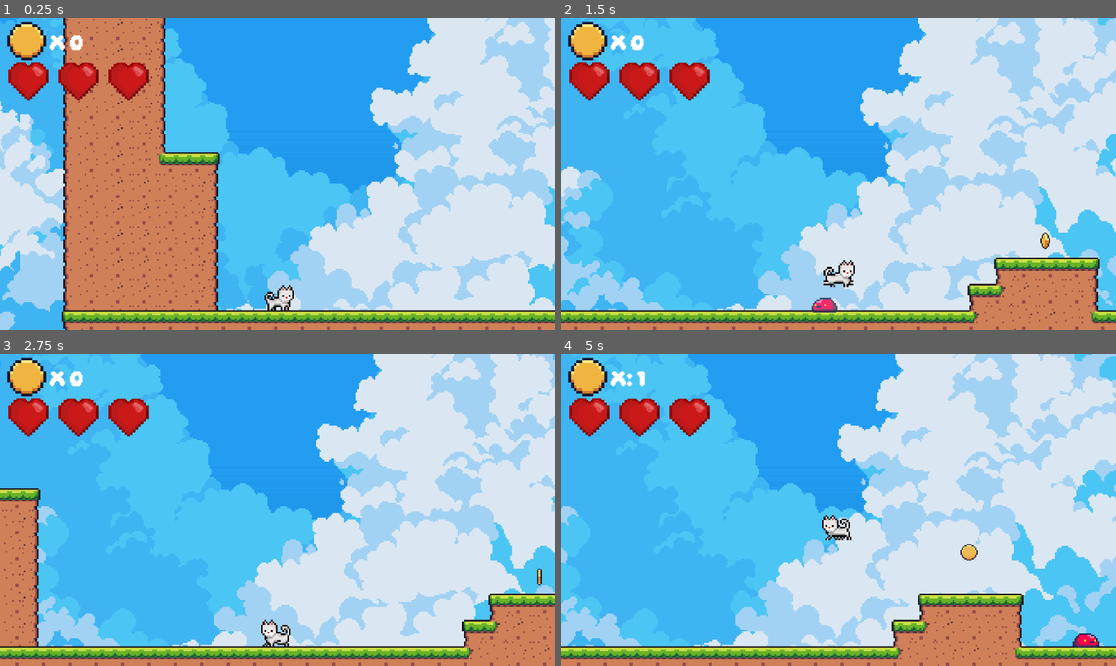
Above: before the commit, frames 1-4 (two rows, left to right).
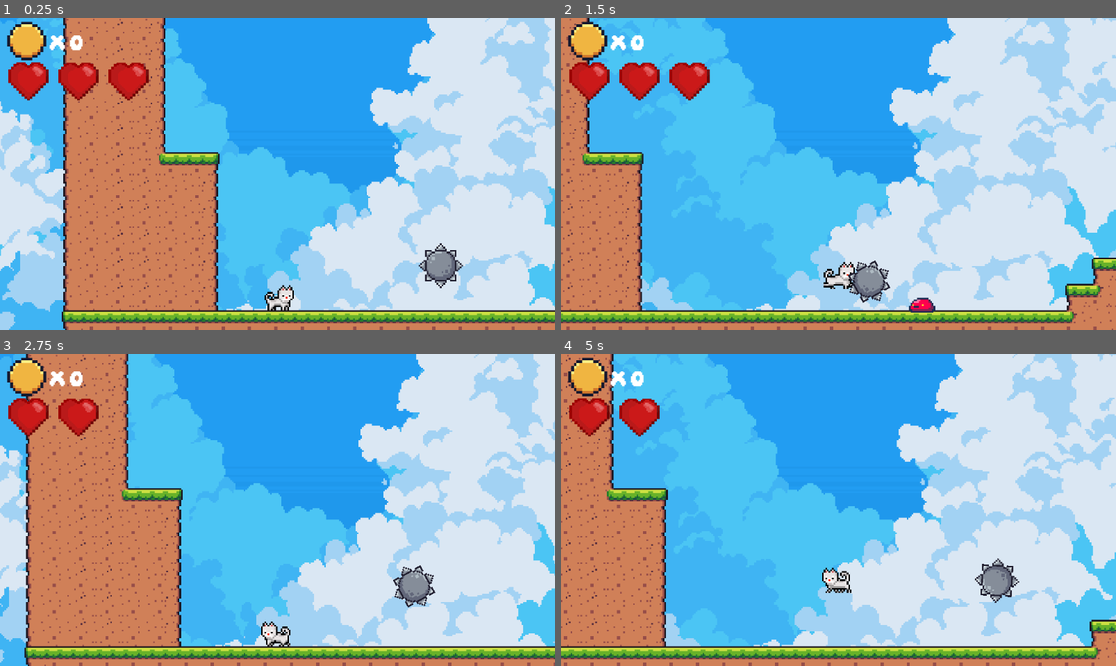
Above: after the commit, the same moments.

Repository: JorvisGS/Mayo_fio_erick_jorvis
Game: Godot game, scene res://Assests/Terreno/fondos/nubesDia/mundo_1.tscn
Two runs of this game, one before a commit and one after it. Both use one fixed random seed, a clock stepped at 60 frames per second and the inputs below. This scene is started directly instead of the project's main scene.
Inputs:
- Up to frame 1 (0.25 s): no input
- Up to frame 2 (1.5 s): hold D (derecha) from 0.53 s (still down); tap F (atacar) at 0.6, 1.35 s; tap W (saltar) at 0.77 s
- Up to frame 3 (2.75 s): tap W (saltar) at 1.52 s; release D (derecha) at 2.03 s; hold A (izquierda) from 2.03 s (still down); tap F (atacar) at 2.1 s
- Up to frame 4 (5 s): release A (izquierda) at 2.78 s; hold D (derecha) 2.78-4.28 s; tap F (atacar) at 2.85, 3.6, 4.35 s; tap W (saltar) at 3.02, 3.77, 4.52 s; hold A (izquierda) from 4.28 s (still down)

The runs differ from the first frame. In frame 1, 0.7% of the frame differs, in the area x 75-84%, y 72-87%; in frame 2, 36%; in frame 3, 52%, in the area x 0-100%, y 0-100%; in frame 4, 48%.

Commit message:
bolas_update

Diff:
--- a/Assests/Terreno/fondos/nubesDia/mundo_1.tscn
+++ b/Assests/Terreno/fondos/nubesDia/mundo_1.tscn
@@ -6,6 +6,7 @@
 [ext_resource type="PackedScene" uid="uid://ctisjphhyvo34" path="res://Assests/Terreno/fondos/nubesDia/fondo1.tscn" id="3_1fssm"]
 [ext_resource type="PackedScene" uid="uid://cbc4hx7etsgip" path="res://Assests/objetos/monedas/moneda.tscn" id="4_38fsf"]
 [ext_resource type="PackedScene" uid="uid://cquxox3bwajai" path="res://Assests/enemigos/Slime/Slime_2d.tscn" id="5_ykr4f"]
+[ext_resource type="PackedScene" uid="uid://cgg3ca58k6164" path="res://Assests/enemigos/bolas/rigid_body_2d.tscn" id="7_ulbgv"]
 
 [node name="mundo1" type="Node2D"]
 position = Vector2(-4, -77)
@@ -23,7 +24,7 @@
 limit_top = -323
 limit_bottom = 319
 
-[node name="TileMapLayer" type="TileMapLayer" parent="."]
+[node name="TileMapLayer" type="TileMapLayer" parent="." groups=["suelo"]]
 tile_map_data = PackedByteArray("AAAAABgAAAADAAEAAAABABgAAAACAAMAAAACABgAAAAEAAEAAAADABgAAAAGAAMAAAAEABgAAAAEAAEAAAAFAB …(4720 unchanged characters)…
 tile_set = ExtResource("1_itrjj")
 
@@ -151,6 +152,11 @@
 [node name="slime" parent="slimes" instance=ExtResource("5_ykr4f")]
 position = Vector2(532, 365)
 
+[node name="bolas" type="Node2D" parent="."]
+
+[node name="bola" parent="bolas" instance=ExtResource("7_ulbgv")]
+position = Vector2(225, 335)
+
 [connection signal="collected" from="monedas/moneda" to="CanvasLayer" method="_on_moneda_collected"]
 [connection signal="collected" from="monedas/moneda2" to="CanvasLayer" method="_on_moneda_collected"]
 [connection signal="collected" from="monedas/moneda3" to="CanvasLayer" method="_on_moneda_collected"]
--- a/Assests/Terreno/normal/normal.tres
+++ b/Assests/Terreno/normal/normal.tres
@@ -1,6 +1,9 @@
-[gd_resource type="TileSet" load_steps=3 format=3 uid="uid://d0yp4p5yg81jv"]
+[gd_resource type="TileSet" load_steps=4 format=3 uid="uid://d0yp4p5yg81jv"]
 
 [ext_resource type="Texture2D" uid="uid://dlqe1g8jivv2o" path="res://Assests/Terreno/normal/Terrain (16 x 16).png" id="1_tugsr"]
+
+[sub_resource type="PhysicsMaterial" id="PhysicsMaterial_62ykn"]
+bounce = 0.71
 
 [sub_resource type="TileSetAtlasSource" id="TileSetAtlasSource_khkvf"]
 texture = ExtResource("1_tugsr")
@@ -298,6 +301,7 @@
 
 [resource]
 physics_layer_0/collision_layer = 1
+physics_layer_0/physics_material = SubResource("PhysicsMaterial_62ykn")
 terrain_set_0/mode = 0
 terrain_set_0/terrain_0/name = "Terrain 0"
 terrain_set_0/terrain_0/color = Color(0.695809, 0.146023, 1.92523e-07, 1)
--- /dev/null
+++ b/Assests/enemigos/bolas/rigid_body_2d.gd
@@ -0,0 +1,17 @@
+extends RigidBody2D
+
+@onready var raycast = $RayCast2D
+# Called when the node enters the scene tree for the first time.
+func _ready() -> void:
+	apply_impulse(Vector2(20, -30))
+
+
+# Called every frame. 'delta' is the elapsed time since the previous frame.
+func _physics_process(delta: float) -> void:
+	if raycast.is_colliding():
+		var collider = raycast.get_collider()
+		# Si el raycast está tocando el suelo (o el terreno), la pelota puede continuar
+		if collider.is_in_group("suelo"):
+			pass
+		else:
+			pass
--- /dev/null
+++ b/Assests/enemigos/bolas/rigid_body_2d.tscn
@@ -0,0 +1,24 @@
+[gd_scene load_steps=5 format=3 uid="uid://cgg3ca58k6164"]
+
+[ext_resource type="Script" path="res://Assests/enemigos/bolas/rigid_body_2d.gd" id="1_4tfrk"]
+[ext_resource type="Texture2D" uid="uid://croelmh11yskp" path="res://Assests/enemigos/bolas/Spiked Ball.png" id="1_pivw6"]
+
+[sub_resource type="PhysicsMaterial" id="PhysicsMaterial_lb30l"]
+friction = 0.59
+bounce = 0.41
+
+[sub_resource type="CircleShape2D" id="CircleShape2D_6tri5"]
+radius = 13.0384
+
+[node name="bola" type="RigidBody2D"]
+physics_material_override = SubResource("PhysicsMaterial_lb30l")
+script = ExtResource("1_4tfrk")
+
+[node name="Sprite2D" type="Sprite2D" parent="."]
+texture = ExtResource("1_pivw6")
+
+[node name="CollisionShape2D" type="CollisionShape2D" parent="."]
+shape = SubResource("CircleShape2D_6tri5")
+
+[node name="RayCast2D" type="RayCast2D" parent="."]
+target_position = Vector2(0, 14)
Not shown: 1 places in Assests/Terreno/fondos/nubesDia/mundo_1.tscn that only renumber resources
Binary file added: Assests/enemigos/bolas/Spiked Ball.png
Not shown, added: Assests/enemigos/bolas/Spiked Ball.png.import
